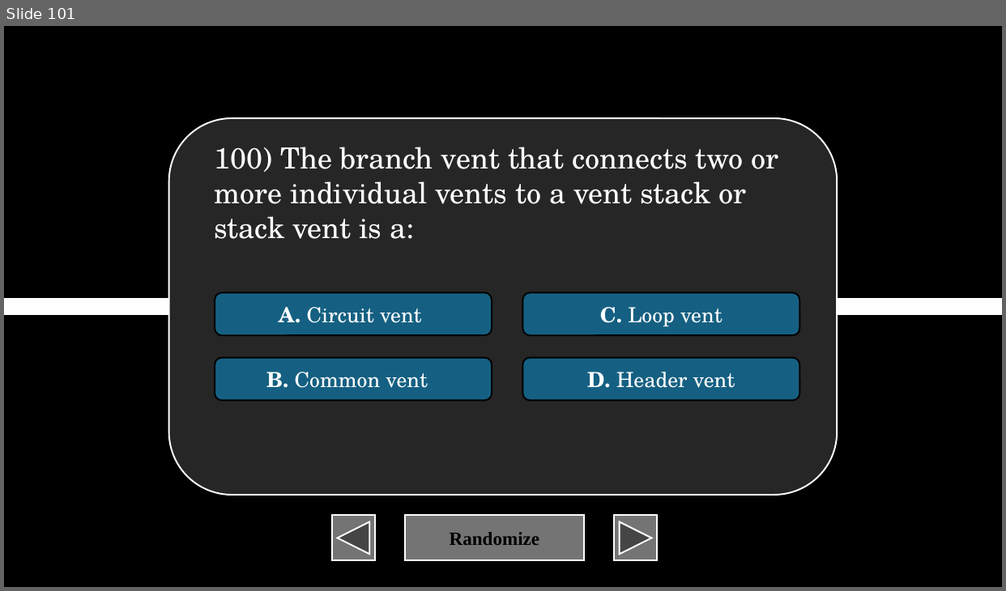
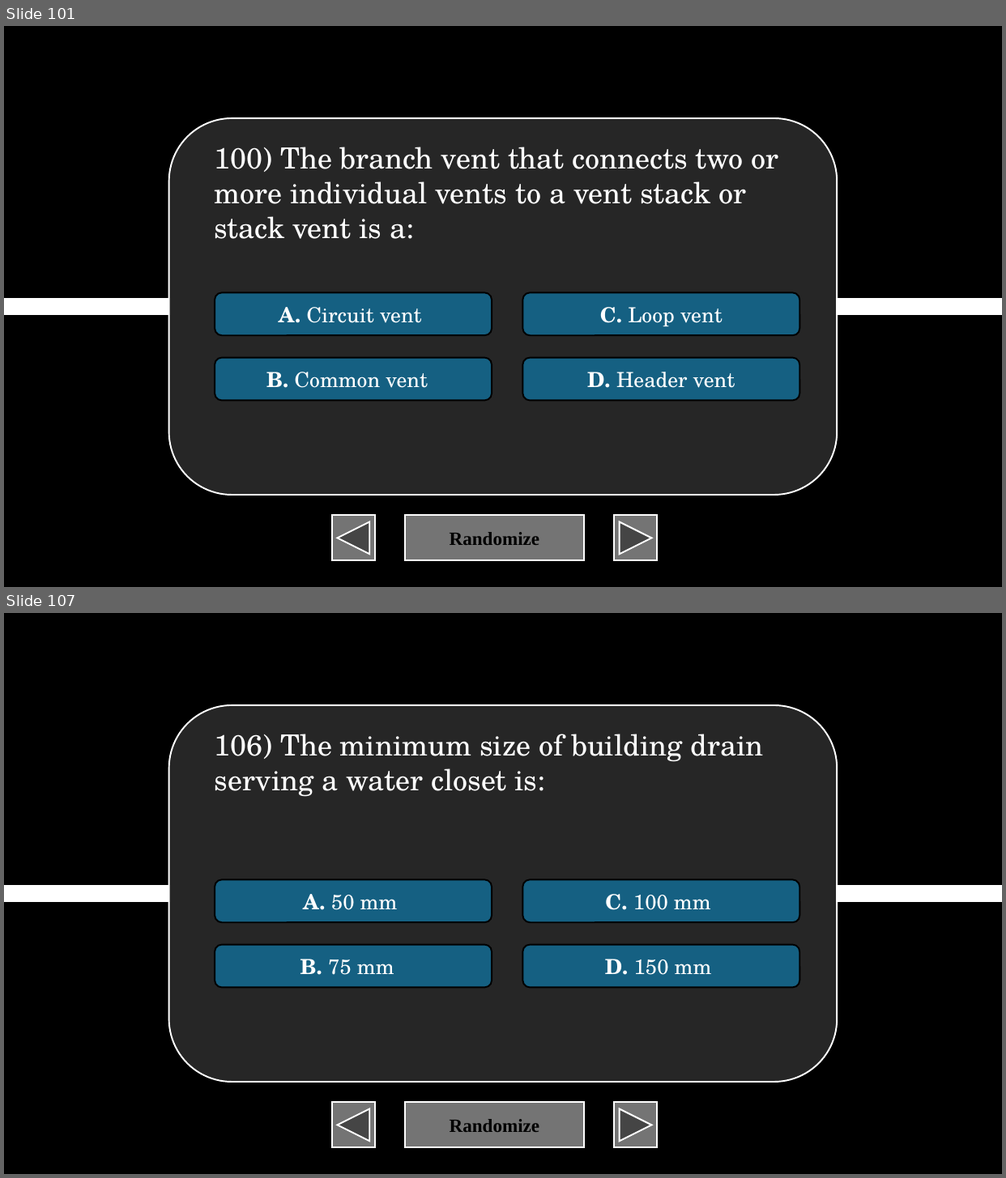
Before and after one commit to XIvanSolomonX/Archi-Reviewer, a slide deck: BulUti.pptm. Shown one above the other, each under a label of ours: slide 101 before the commit, slides 101 and 107 after it; the slides between them are not shown. The pictures are 1006x591 and 1006x1178 pixels, drawn with LibreOffice and Linux fonts; fonts in the diff are those of the drawing. Boxes give left, top, right and bottom in pixels: in the first picture for what was removed or moved away, otherwise in the second. Text is boxed around its words. In the diff, an @@ line names an element or a change of style, - is before the commit and + after.

```diff
--- a/BulUti.pptm
+++ b/BulUti.pptm
@@ slide 107 added at <box>4,613,1002,1174</box>, background #000000 @@
@@ rounded rectangle added at <box>168,705,837,1082</box>, fill #262626, outline #FFFFFF 1.5 pt @@
@@ text added at <box>214,734,764,797</box>, 28 pt, text #FFFFFF @@
+106) The minimum size of building drain serving a water closet is:
@@ rounded rectangle added at <box>215,879,492,922</box>, fill #156082, outline #000000 1.5 pt, 20 pt, text #FFFFFF @@
+A. 50 mm
@@ rounded rectangle added at <box>522,879,799,922</box>, fill #156082, outline #000000 1.5 pt, 20 pt, text #FFFFFF @@
+C. 100 mm
@@ line added from (4, 894) to (1002, 894), #FFFFFF 16 pt @@
@@ rounded rectangle added at <box>215,944,492,987</box>, fill #156082, outline #000000 1.5 pt, 20 pt, text #FFFFFF @@
+B. 75 mm
@@ rounded rectangle added at <box>522,944,799,987</box>, fill #156082, outline #000000 1.5 pt, 20 pt, text #FFFFFF @@
+D. 150 mm
@@ action button back previous added at <box>332,1102,374,1148</box>, fill #747474, outline #FFFFFF 1.5 pt @@
@@ action button blank added at <box>405,1102,584,1148</box>, fill #747474, outline #FFFFFF 1.5 pt, 18 pt, text #000000, bold @@
+Randomize
@@ action button forward next added at <box>614,1102,657,1148</box>, fill #747474, outline #FFFFFF 1.5 pt @@
```
Also in this commit, not shown: 1 slide changed, 99 other slides added, 2 other files.
